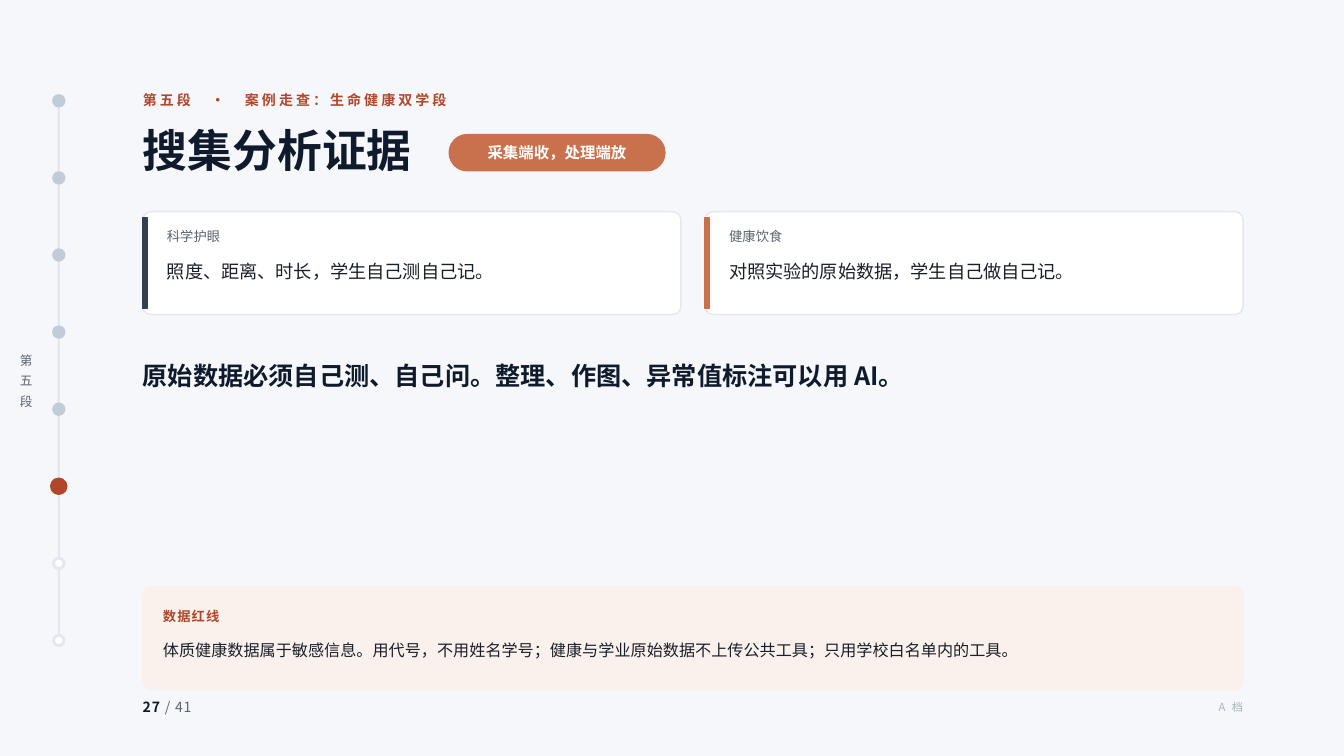
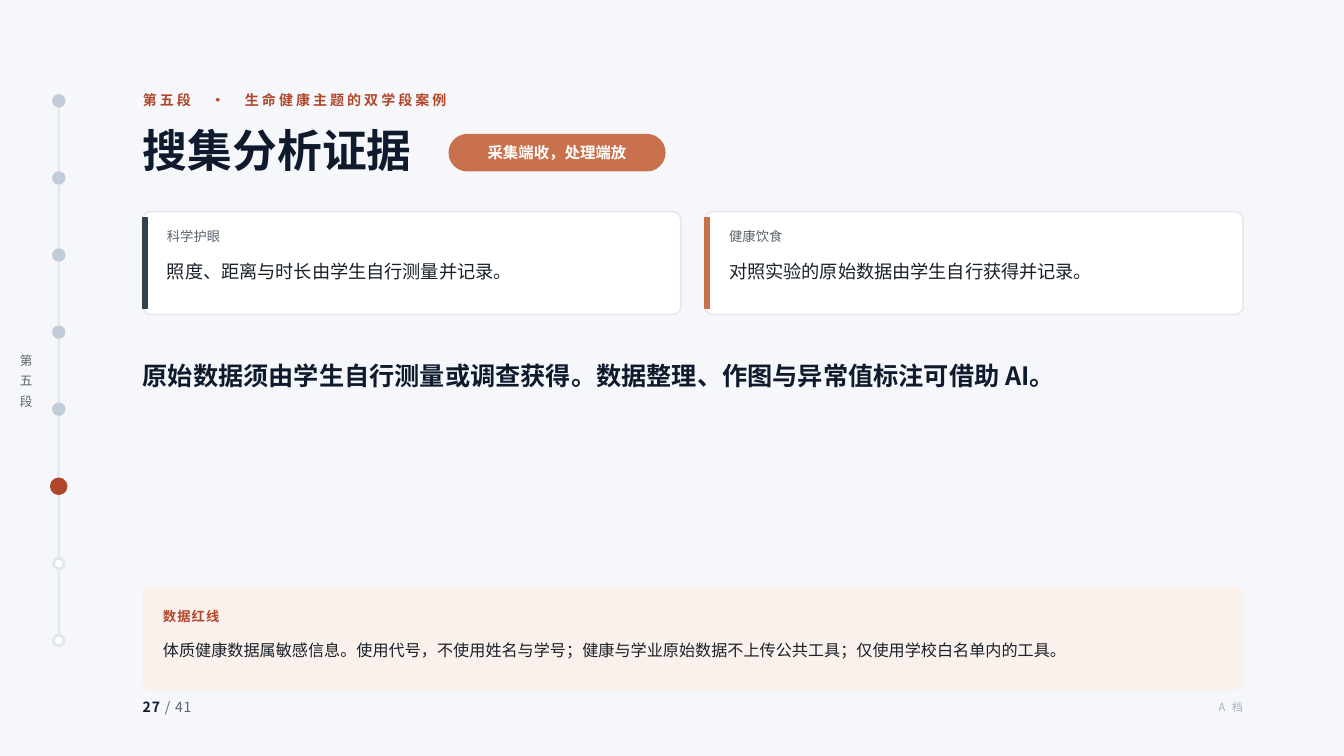
Before and after one commit to tonyxinvip/slides, a slide deck: slide 27 of comprehensive-practice-ai/做中学与综合实践活动.pptx. Drawn at 1344x756 pixels with LibreOffice and Linux fonts; fonts in the diff are those of the drawing. Boxes give left, top, right and bottom in pixels: in the first picture for what was removed or moved away, otherwise in the second. Text is boxed around its words. In the diff, an @@ line names an element or a change of style, - is before the commit and + after.

```diff
--- a/comprehensive-practice-ai/做中学与综合实践活动.pptx
+++ b/comprehensive-practice-ai/做中学与综合实践活动.pptx
@@ text at [143, 93, 446, 107]: text changed @@
-第五段 · 案例走查：生命健康双学段
+第五段 · 生命健康主题的双学段案例
@@ text at [167, 262, 512, 280]: text changed @@
-照度、距离、时长，学生自己测自己记。
+照度、距离与时长由学生自行测量并记录。
@@ text at [729, 262, 1092, 280]: text changed @@
-对照实验的原始数据，学生自己做自己记。
+对照实验的原始数据由学生自行获得并记录。
@@ text at [143, 363, 1055, 388]: text changed @@
-原始数据必须自己测、自己问。整理、作图、异常值标注可以用 AI。
+原始数据须由学生自行测量或调查获得。数据整理、作图与异常值标注可借助 AI。
@@ text at [163, 642, 1066, 659]: text changed @@
-体质健康数据属于敏感信息。用代号，不用姓名学号；健康与学业原始数据不上传公共工具；只用学校白名单内的工具。
+体质健康数据属敏感信息。使用代号，不使用姓名与学号；健康与学业原始数据不上传公共工具；仅使用学校白名单内的工具。
```
Also in this commit, not shown: 38 other slides changed, 10 other files.
